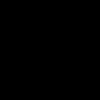
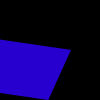
Layers edited between the first and the second 100 × 100 image:
showed "Rectangle 1", painted on it over (0, 39, 71, 100)
